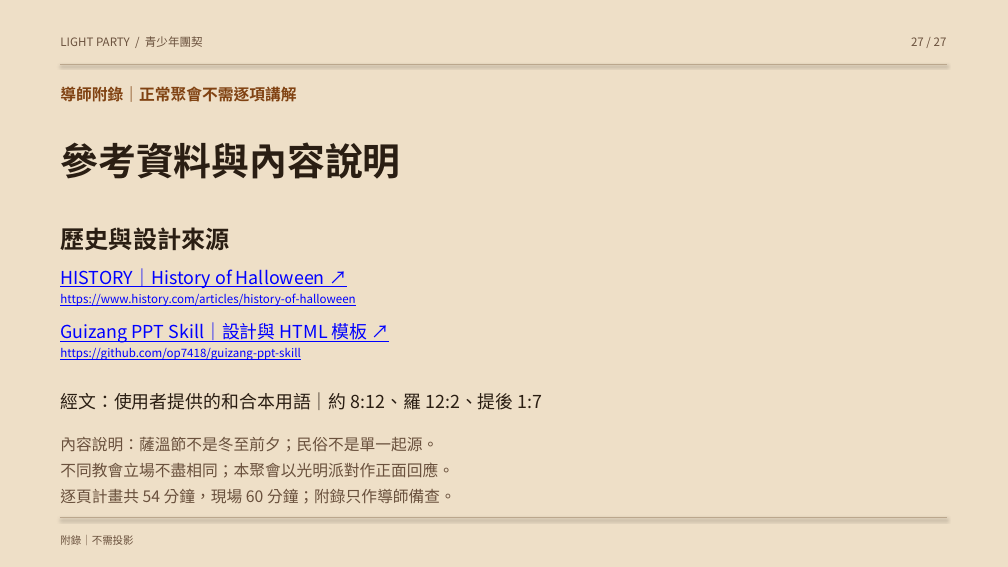
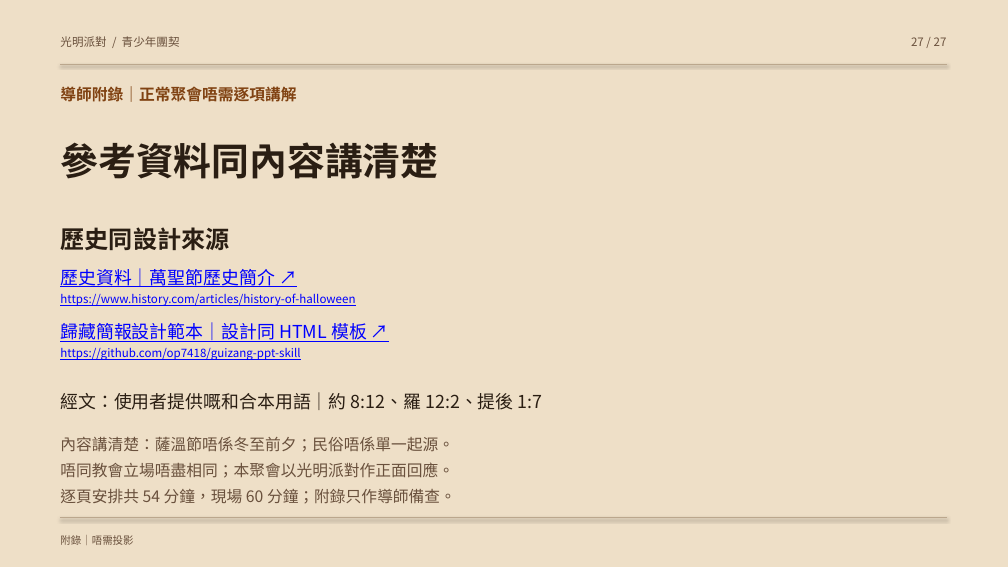
Before and after one commit to hei08285744/light-party-presentation, a slide deck: slide 27 of light-party.pptx. Drawn at 1008x567 pixels with LibreOffice and Linux fonts; fonts in the diff are those of the drawing. Boxes give left, top, right and bottom in pixels: in the first picture for what was removed or moved away, otherwise in the second. Text is boxed around its words. In the diff, an @@ line names an element or a change of style, - is before the commit and + after.

```diff
--- a/light-party.pptx
+++ b/light-party.pptx
@@ text at (60, 36, 180, 47): text changed @@
-LIGHT PARTY / 青少年團契
+光明派對 / 青少年團契
@@ text at (60, 86, 296, 102): text changed @@
-導師附錄｜正常聚會不需逐項講解
+導師附錄｜正常聚會唔需逐項講解
@@ text at (60, 142, 438, 179): text changed @@
-參考資料與內容說明
+參考資料同內容講清楚
@@ text at (60, 227, 229, 250): text changed @@
-歷史與設計來源
+歷史同設計來源
@@ text at (60, 268, 275, 287): text changed @@
-HISTORY｜History of Halloween ↗
+歷史資料｜萬聖節歷史簡介 ↗
@@ text at (60, 322, 367, 342): text changed @@
-Guizang PPT Skill｜設計與 HTML 模板 ↗
+歸藏簡報設計範本｜設計同 HTML 模板 ↗
@@ text at (60, 392, 543, 410): text changed @@
-經文：使用者提供的和合本用語｜約 8:12、羅 12:2、提後 1:7
+經文：使用者提供嘅和合本用語｜約 8:12、羅 12:2、提後 1:7
@@ text at (60, 436, 456, 503): text changed @@
-內容說明：薩溫節不是冬至前夕；民俗不是單一起源。
-不同教會立場不盡相同；本聚會以光明派對作正面回應。
-逐頁計畫共 54 分鐘，現場 60 分鐘；附錄只作導師備查。
+內容講清楚：薩溫節唔係冬至前夕；民俗唔係單一起源。
+唔同教會立場唔盡相同；本聚會以光明派對作正面回應。
+逐頁安排共 54 分鐘，現場 60 分鐘；附錄只作導師備查。
@@ text at (60, 535, 133, 545): text changed @@
-附錄｜不需投影
+附錄｜唔需投影
```
Also in this commit, not shown: 26 other slides changed, 4 other files.
